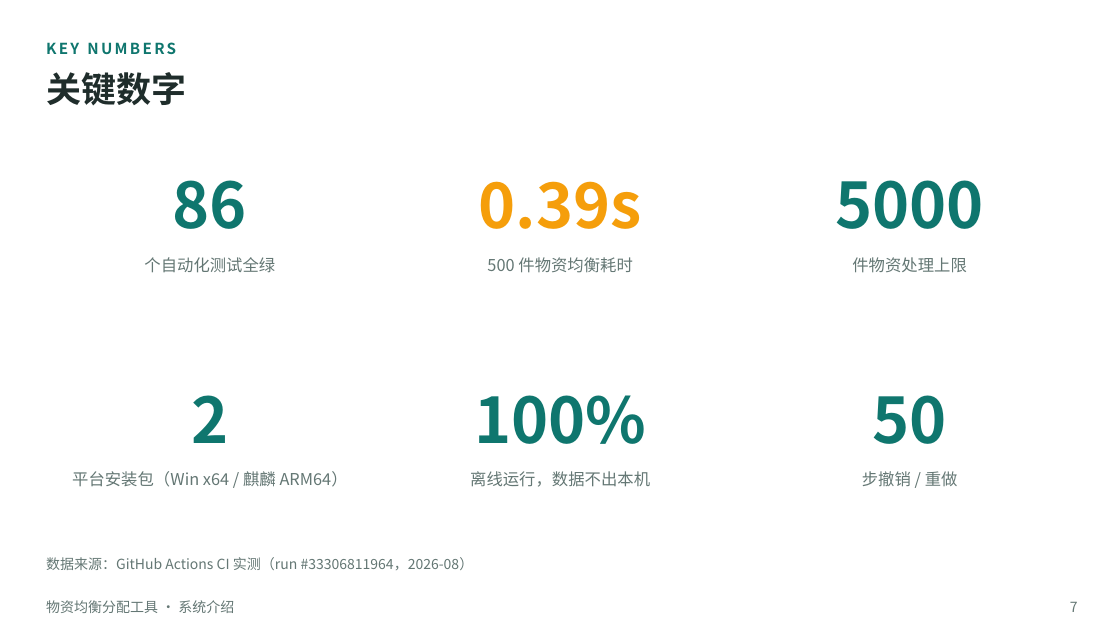
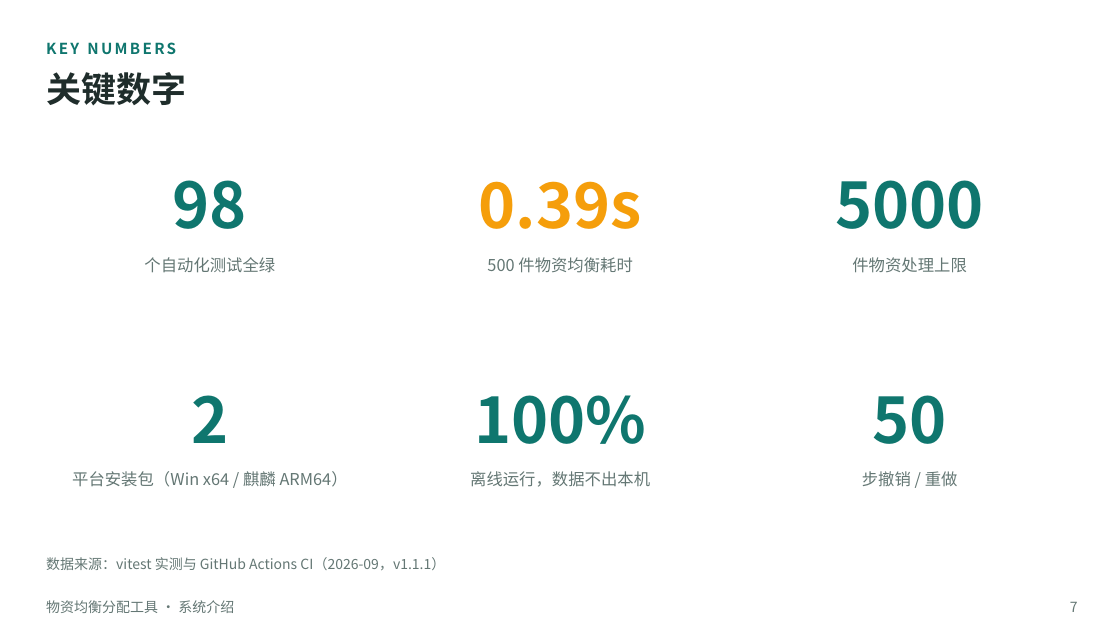
Before and after one commit to lzh745200/material-balancer, a slide deck: slide 7 of docs/系统介绍.pptx. Drawn at 1120x630 pixels with LibreOffice and Linux fonts; fonts in the diff are those of the drawing. Boxes give left, top, right and bottom in pixels: in the first picture for what was removed or moved away, otherwise in the second. Text is boxed around its words. In the diff, an @@ line names an element or a change of style, - is before the commit and + after.

Commit message:
docs: 文档全面更新至 v1.1.1 + 系统介绍 PPT 重制（44 页）
- 新增 docs/使用手册.md：面向使用者的完整手册——双平台安装
  （Windows SmartScreen 说明 / 麒麟 install.sh 与 deb 命令行）、五步上手、
  全功能详解（策略/拖拽/锁定/排除/未分配池/方案历史/统计）、
  导入导出格式、快捷键、数据与备份、8 条 FAQ、已知限制
- docs/项目文件结构说明.md 同步 v1.1.1：补 build/ 打包钩子三文件、
  docs/ 目录、98 个测试分布、「改哪儿」速查表新增 Linux 打包与 PPT 条目
- docs/系统介绍.pptx 重制为 44 页：封面/关键数字/版本路线更新至 v1.1.1，
  新增「麒麟 V10 适配：三层防御」专页，测试分布图（23/37/32/6）与
  代码构成环图（约 6000 行）按实测刷新
- PPT 构建脚本收入仓库 scripts/build-ppt.cjs（npm run ppt 可复现），
  pptxgenjs 转为 devDependency；README 文档导航与目录树同步

```diff
--- a/docs/系统介绍.pptx
+++ b/docs/系统介绍.pptx
@@ text at <box>173,180,247,229</box>: text changed @@
-86
+98
@@ text at <box>46,557,445,570</box>: text changed @@
-数据来源：GitHub Actions CI 实测（run #33306811964，2026-08）
+数据来源：vitest 实测与 GitHub Actions CI（2026-09，v1.1.1）
```
Also in this commit, not shown: 11 other slides changed, 1 slide added, 7 other files.
